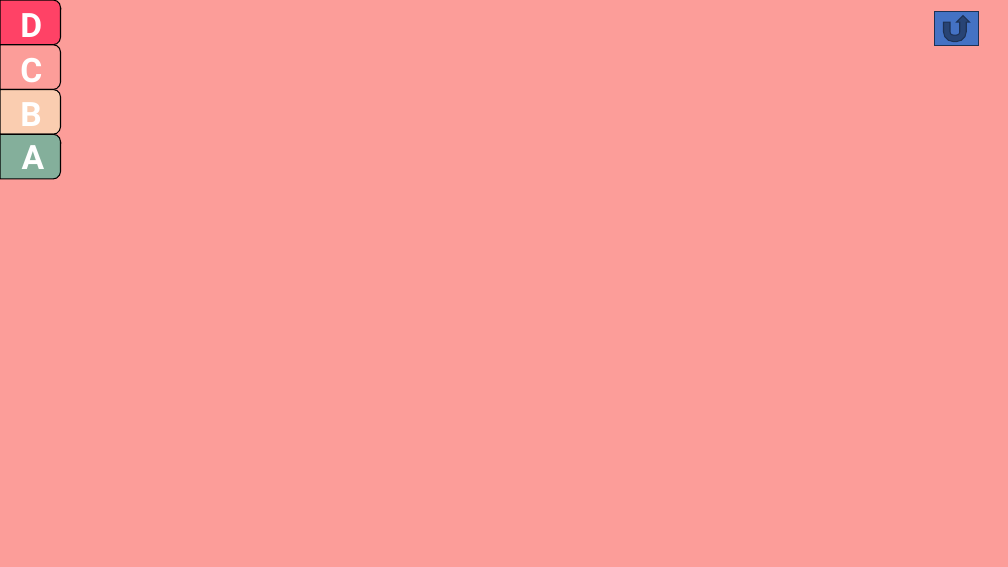
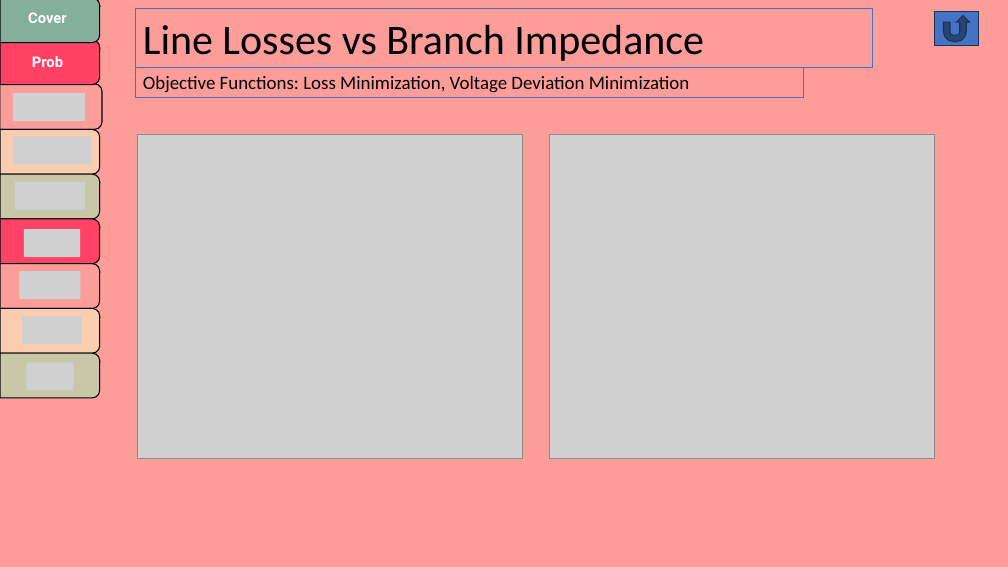
Before and after one commit to Realife-Brahmin/OriginalDocsHub-WSU-OneDrive, a slide deck: slide 3 of largeDistributionModelStudies_aryan_ritwajeet_jha.pptx. Drawn at 1008x567 pixels with LibreOffice and Linux fonts; fonts in the diff are those of the drawing; grey boxes stand for pictures. Boxes give left, top, right and bottom in pixels: in the first picture for what was removed or moved away, otherwise in the second. Text is boxed around its words. In the diff, an @@ line names an element or a change of style, - is before the commit and + after.

```diff
--- a/largeDistributionModelStudies_aryan_ritwajeet_jha.pptx
+++ b/largeDistributionModelStudies_aryan_ritwajeet_jha.pptx
@@ rectangle added at [135,8,873,67], outline #4472C4 0.75 pt, 40 pt, text #000000 @@
+Line Losses vs Branch Impedance
@@ rectangle added at [135,67,804,98], outline #4472C4 0.75 pt, 18 pt, text #000000 @@
+Objective Functions: Loss Minimization, Voltage Deviation Minimization
@@ picture added at [138,135,523,459] @@
@@ picture added at [549,135,935,459] @@
@@ group added at [0,0,102,398]: 9 round same rects, 7 pictures, 2 texts @@
+Prob
+Cover
```
Also in this commit, not shown: 5 other slides changed, 3 slides added, 1 slide removed.
